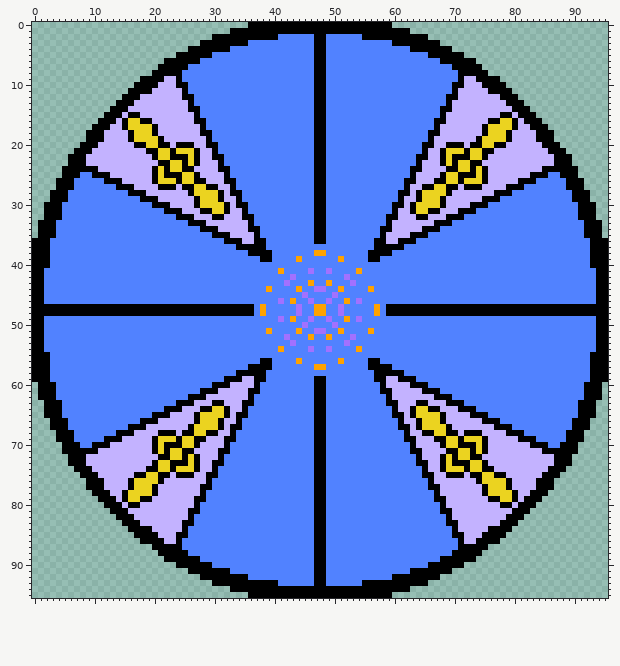
File history of a pixel-art file, Assets/Raw/Sprites/Enemies/Boss1/SixthForm.aseprite. The first picture shows the starting point.
96x96 pixels, 1 frame.
After:
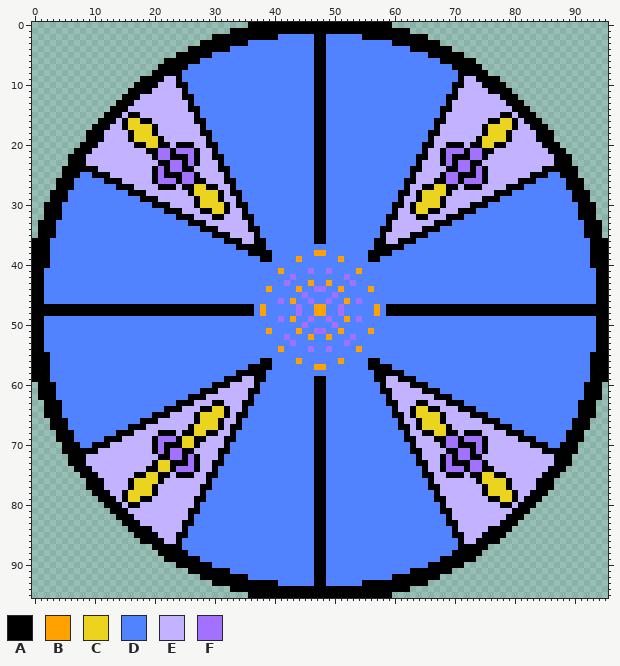
Palette (. is transparent): A #000000  B #ffa200  C #ebd320  D #5182ff  E #c3b2ff  F #a271ff
Difference:
y 21: x 21..22 CC -> FF; x 24..26 CCC -> FFF; x 69..71 CCC -> FFF; x 73..74 CC -> FF
y 22: x 21..22 CC -> FF; x 26 C -> F; x 69 C -> F; x 73..74 CC -> FF
y 23: x 23..24 CC -> FF; x 26 C -> F; x 69 C -> F; x 71..72 CC -> FF
y 24: x 21 C -> F; x 23..24 CC -> FF; x 71..72 CC -> FF; x 74 C -> F
y 25: x 21 C -> F; x 25..26 CC -> FF; x 69..70 CC -> FF; x 74 C -> F
y 26: x 21..23 CCC -> FFF; x 25..26 CC -> FF; x 69..70 CC -> FF; x 72..74 CCC -> FFF
y 69: x 21..23 CCC -> FFF; x 69..70 CC -> FF; x 72..74 CCC -> FFF
y 70: x 21 C -> F; x 69..70 CC -> FF; x 74 C -> F
y 71: x 21 C -> F; x 23..24 CC -> FF; x 71..72 CC -> FF; x 74 C -> F
y 72: x 23..24 CC -> FF; x 26 C -> F; x 69 C -> F; x 71..72 CC -> FF
y 73: x 26 C -> F; x 69 C -> F; x 73..74 CC -> FF
y 74: x 24..26 CCC -> FFF; x 69..71 CCC -> FFF; x 73..74 CC -> FF
Where, in picture pixels (left, top, right, bottom), the same in both pictures:
changed: (158, 148, 194, 184)
changed: (446, 148, 482, 184)
changed: (158, 436, 194, 472)
changed: (446, 436, 482, 472)
